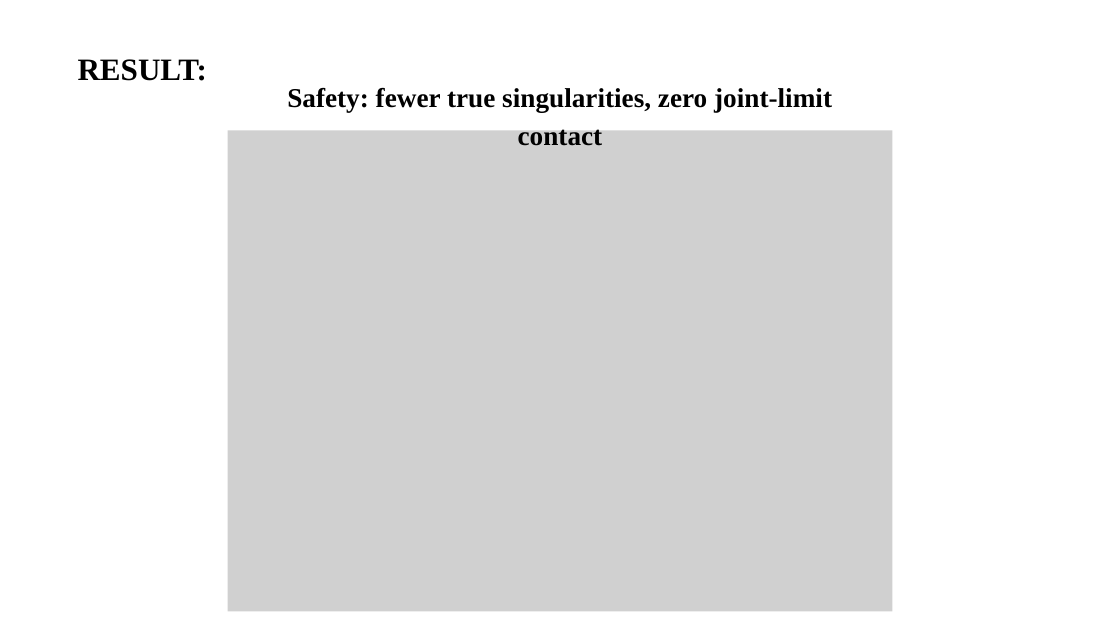
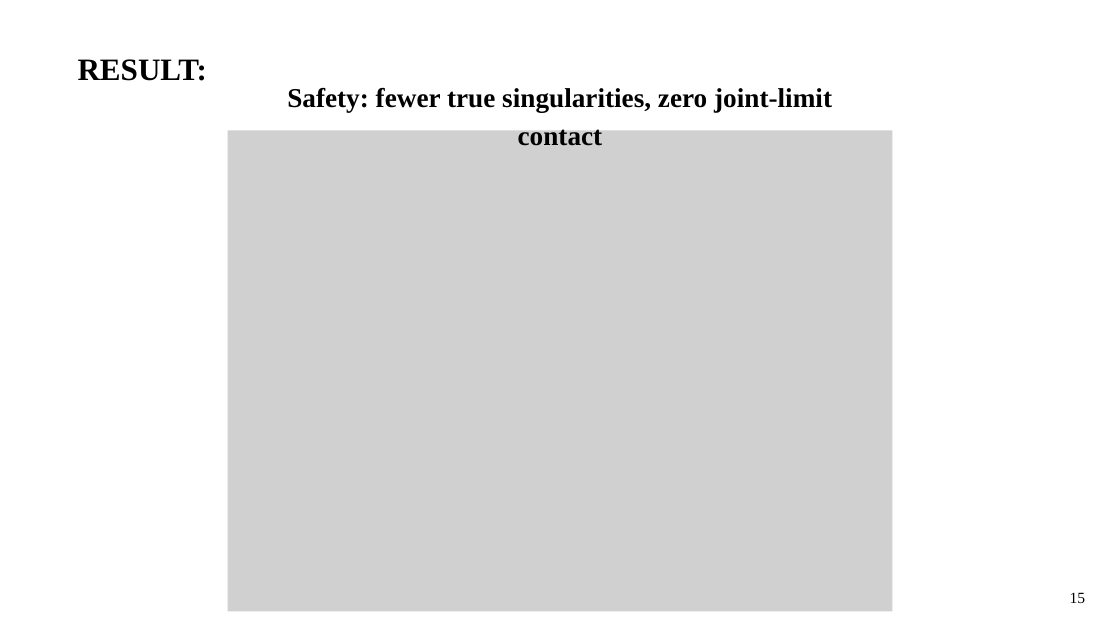
Before and after one commit to abdurRabbi23/ur5-safe-rl-thesis, a slide deck: slide 15 of Thesis_Documentation/Presentaion_slides/main_slide.pptx. Drawn at 1120x630 pixels with LibreOffice and Linux fonts; fonts in the diff are those of the drawing; grey boxes stand for pictures. Boxes give left, top, right and bottom in pixels: in the first picture for what was removed or moved away, otherwise in the second. Text is boxed around its words. In the diff, an @@ line names an element or a change of style, - is before the commit and + after.

```diff
--- a/Thesis_Documentation/Presentaion_slides/main_slide.pptx
+++ b/Thesis_Documentation/Presentaion_slides/main_slide.pptx
@@ text added at bbox=[1070, 592, 1086, 603], 20 pt, text #000000 @@
+15
```
Also in this commit, not shown: 16 other slides changed, 2 slides added, 1 slide removed, 3 other files.
